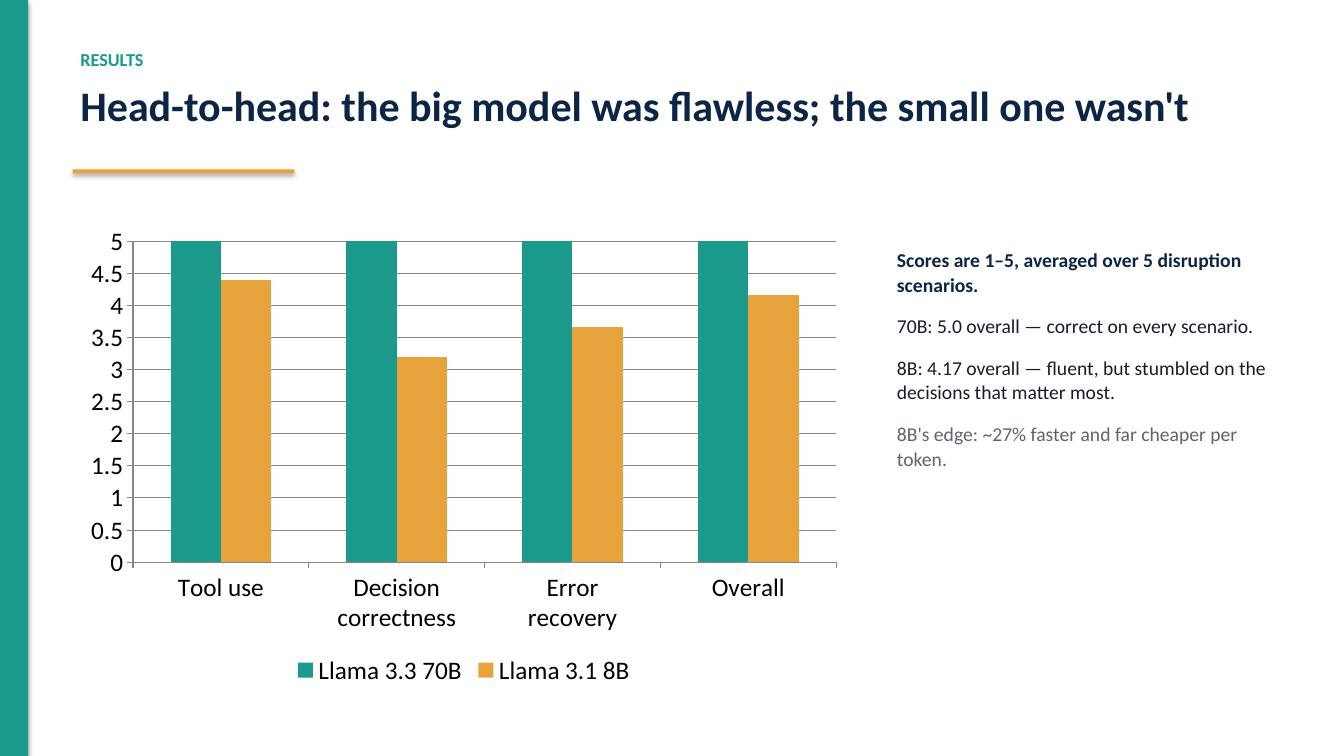
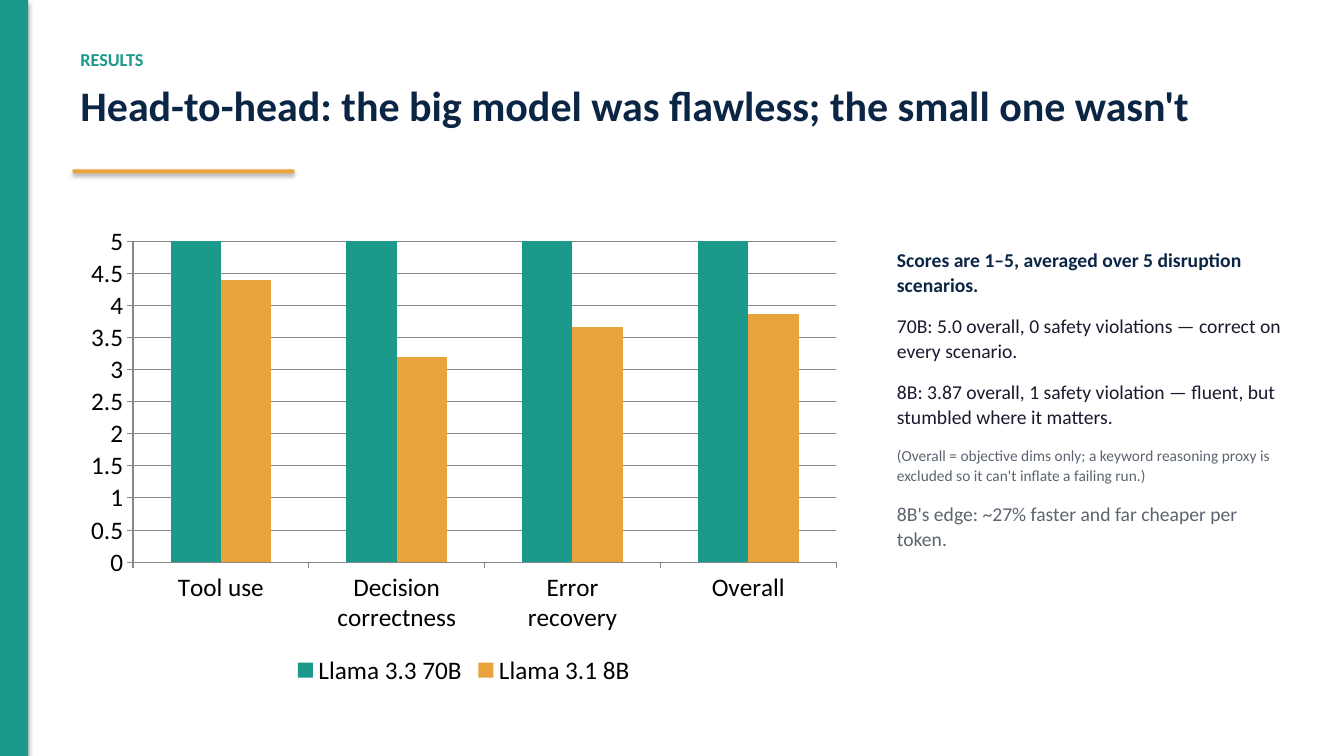
Before and after one commit to San7122/triluxo-carrier-rerouting, a slide deck: slide 5 of docs/deck.pptx. Drawn at 1344x756 pixels with LibreOffice and Linux fonts; fonts in the diff are those of the drawing. Boxes give left, top, right and bottom in pixels: in the first picture for what was removed or moved away, otherwise in the second. Text is boxed around its words. In the diff, an @@ line names an element or a change of style, - is before the commit and + after.

Commit message:
Close out review findings: honest overall metric, safety flag, reproducible rescore, process mining, hardening
Scoring (no fabrication — regenerated from committed trajectories via eval.score):
- overall now = mean of the OBJECTIVE dims only (tool/decision/recovery);
  the keyword reasoning_quality proxy (5.0 for every run) is reported but
  EXCLUDED so it can't inflate a failing run. 8B: 4.17 -> honest 3.87; the
  no_viable safety failure: 2.25 -> 1.33.
- add explicit safety_violation flag per run + safety_violations in aggregate.
- penalise booking a non-compliant carrier even when a compliant option existed.
- add `python -m eval.score`: rebuild results.json from committed trajectories
  with NO API calls -> scoring is fully reproducible without a key.

Reproducibility / robustness:
- runner no longer clobbers canonical results.json/trajectories.jsonl on subset
  or multi-trial runs (writes *.partial.*); add --trials N for variance.
- deterministic booking_ref (was random) so trajectory artifacts are byte-stable.

Engineering:
- smoke_offline now asserts (fails on crash / if scorer misses the unsafe booking).
- thread-safe token-bucket rate limiter (lock) for parallel runs.
- add eval/mine.py: concrete process-mining view (paths, escalation/retry rates,
  outcome conformance 70B 5/5 vs 8B 4/5).

Docs: report Executive Summary/Results updated to 3.87 + safety violations +
process-mining view + a "why keep an LLM in the loop" product-strategy section;
README + deck figures updated; Makefile gains test/rescore/mine targets.

```diff
--- a/docs/deck.pptx
+++ b/docs/deck.pptx
@@ column chart at [76,217,852,691] @@
@@ Llama 3.1 8B, Overall: 4.2 to 3.9 @@
@@ text at [897,319,1281,484]: text changed @@
-70B: 5.0 overall — correct on every scenario.
-8B: 4.17 overall — fluent, but stumbled on the decisions that matter most.
+70B: 5.0 overall, 0 safety violations — correct on every scenario.
+8B: 3.87 overall, 1 safety violation — fluent, but stumbled where it matters.
+(Overall = objective dims only; a keyword reasoning proxy is excluded so it can't inflate a failing run.)
```
Also in this commit, not shown: 12 other files.
